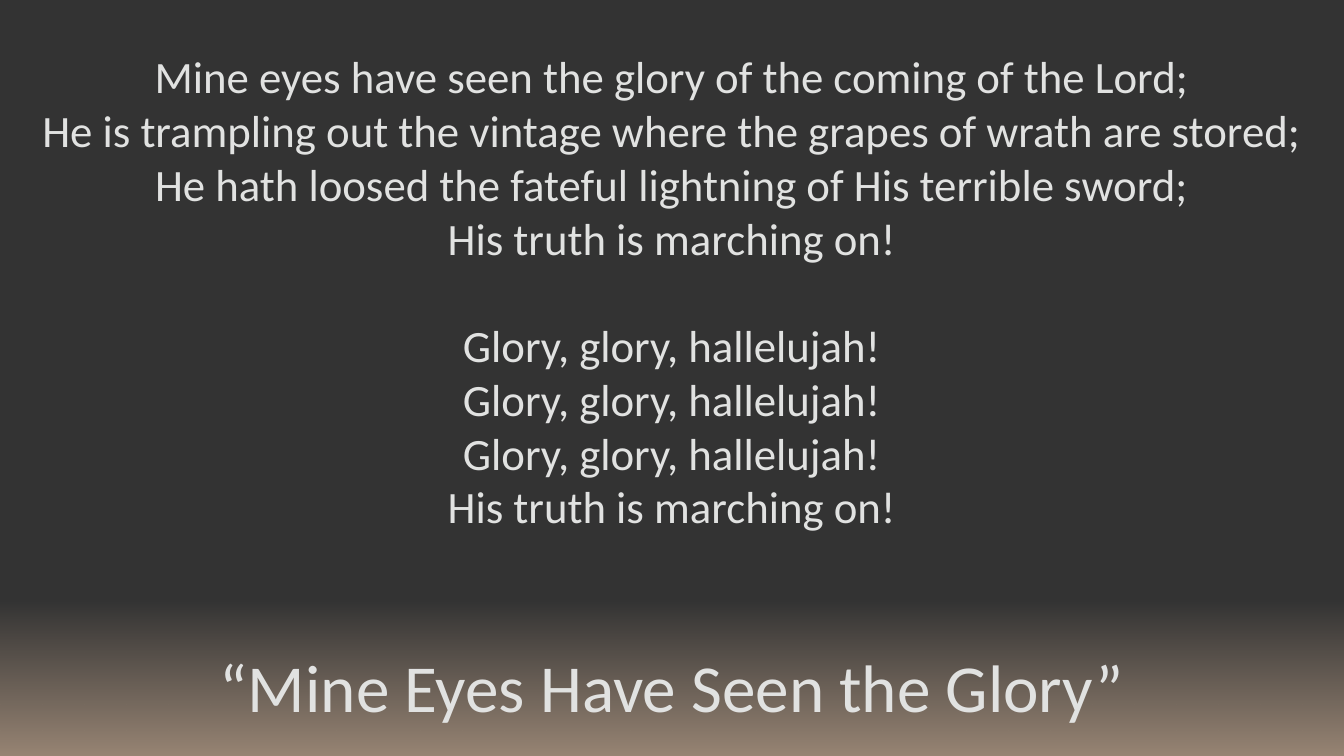
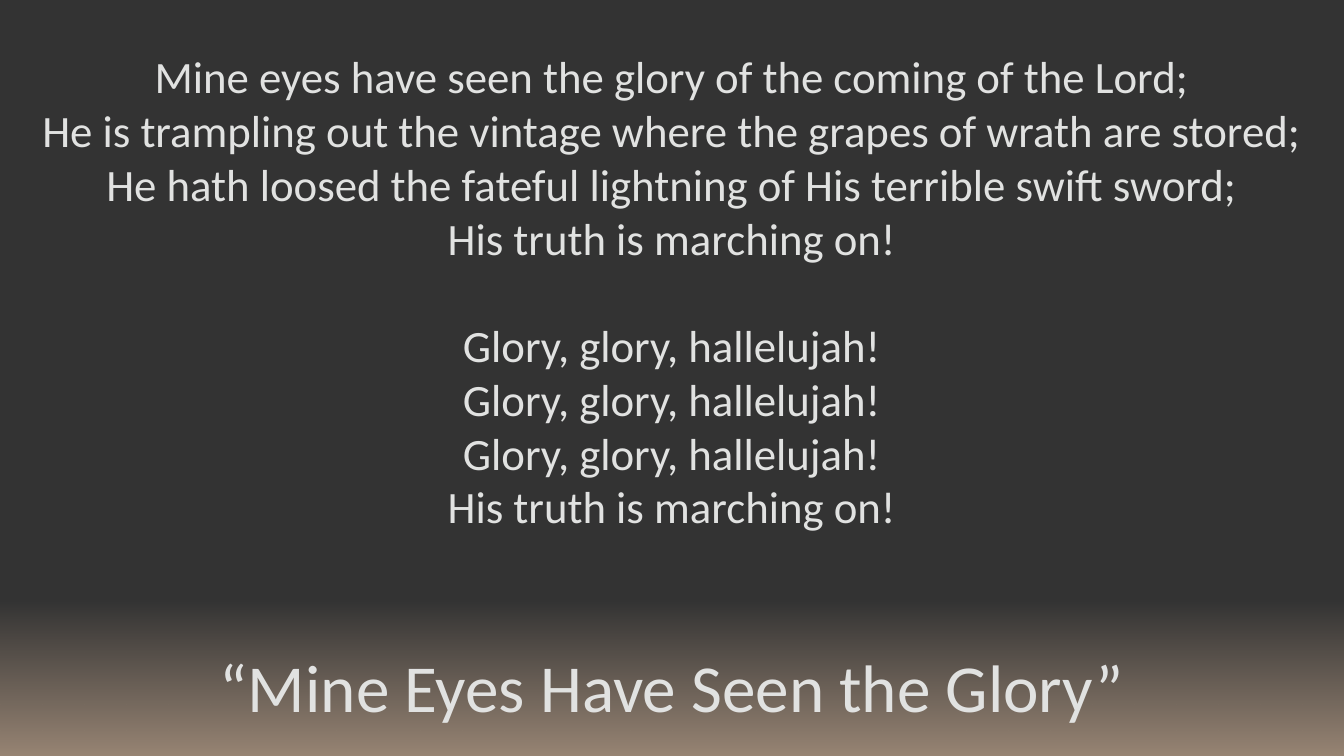
Before and after one commit to kevinmcmilian/ZarahemlaHymnPPTs, a slide deck: slide 1 of 488 - Mine Eyes have Seen the Glory.pptx. Drawn at 1344x756 pixels with LibreOffice and Linux fonts; fonts in the diff are those of the drawing. Boxes give left, top, right and bottom in pixels: in the first picture for what was removed or moved away, otherwise in the second. Text is boxed around its words. In the diff, an @@ line names an element or a change of style, - is before the commit and + after.

```diff
--- a/488 - Mine Eyes have Seen the Glory.pptx
+++ b/488 - Mine Eyes have Seen the Glory.pptx
@@ text at [106, 170, 1236, 209]: text changed @@
-He hath loosed the fateful lightning of His terrible sword;
+He hath loosed the fateful lightning of His terrible swift sword;
```
Also in this commit, not shown: 16 other files.
